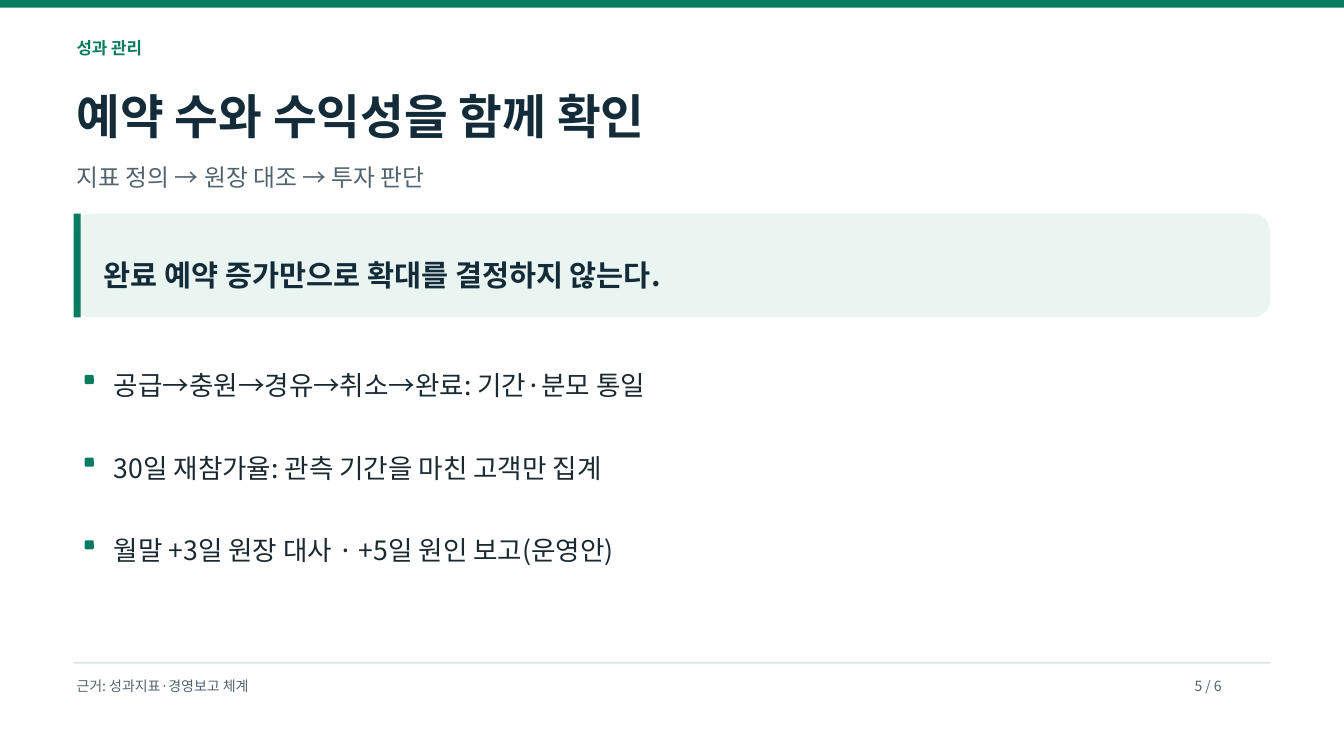
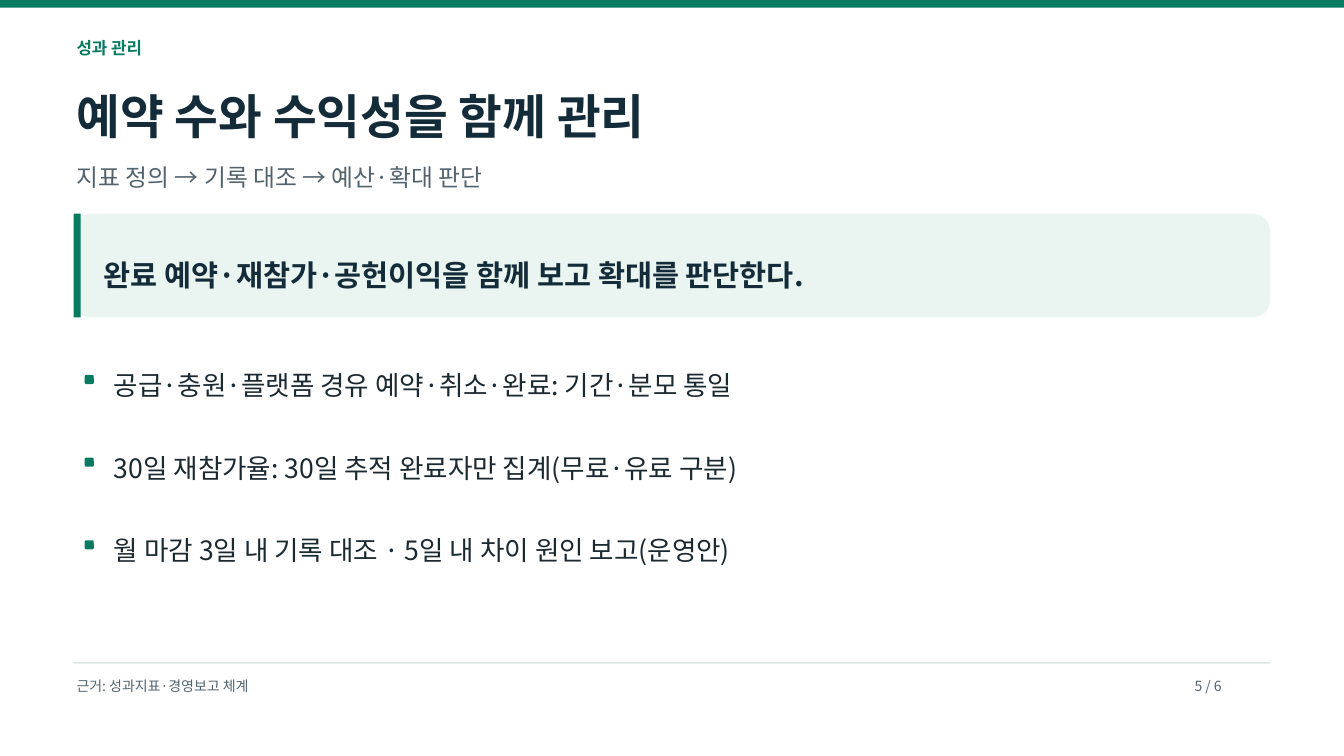
Before and after one commit to dohyunkimmm/footmate-case-study, a slide deck: slide 5 of src/case-study/downloads/footmate_strategy_p0_p2.pptx. Drawn at 1344x756 pixels with LibreOffice and Linux fonts; fonts in the diff are those of the drawing. Boxes give left, top, right and bottom in pixels: in the first picture for what was removed or moved away, otherwise in the second. Text is boxed around its words. In the diff, an @@ line names an element or a change of style, - is before the commit and + after.

```diff
--- a/src/case-study/downloads/footmate_strategy_p0_p2.pptx
+++ b/src/case-study/downloads/footmate_strategy_p0_p2.pptx
@@ text at [77, 94, 645, 139]: text changed @@
-예약 수와 수익성을 함께 확인
+예약 수와 수익성을 함께 관리
@@ text at [77, 166, 482, 188]: text changed @@
-지표 정의 → 원장 대조 → 투자 판단
+지표 정의 → 기록 대조 → 예산·확대 판단
@@ text at [104, 261, 804, 289]: text changed @@
-완료 예약 증가만으로 확대를 결정하지 않는다.
+완료 예약·재참가·공헌이익을 함께 보고 확대를 판단한다.
@@ text at [114, 373, 732, 397]: text changed @@
-공급→충원→경유→취소→완료: 기간·분모 통일
+공급·충원·플랫폼 경유 예약·취소·완료: 기간·분모 통일
@@ text at [114, 456, 737, 483]: text changed @@
-30일 재참가율: 관측 기간을 마친 고객만 집계
+30일 재참가율: 30일 추적 완료자만 집계(무료·유료 구분)
@@ text at [114, 538, 730, 565]: text changed @@
-월말 +3일 원장 대사 · +5일 원인 보고(운영안)
+월 마감 3일 내 기록 대조 · 5일 내 차이 원인 보고(운영안)
```
Also in this commit, not shown: 5 other slides changed, 5 other files.
